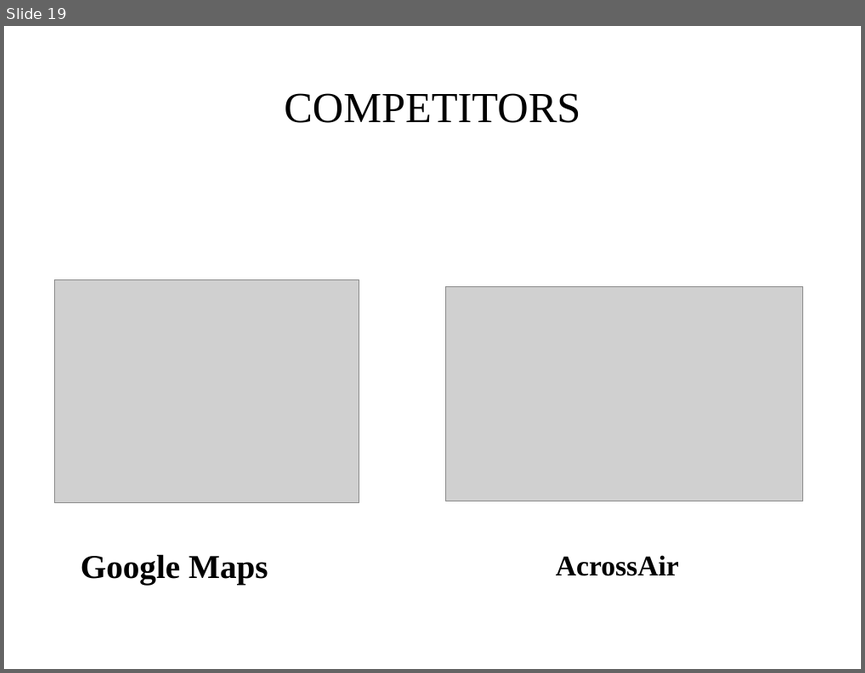
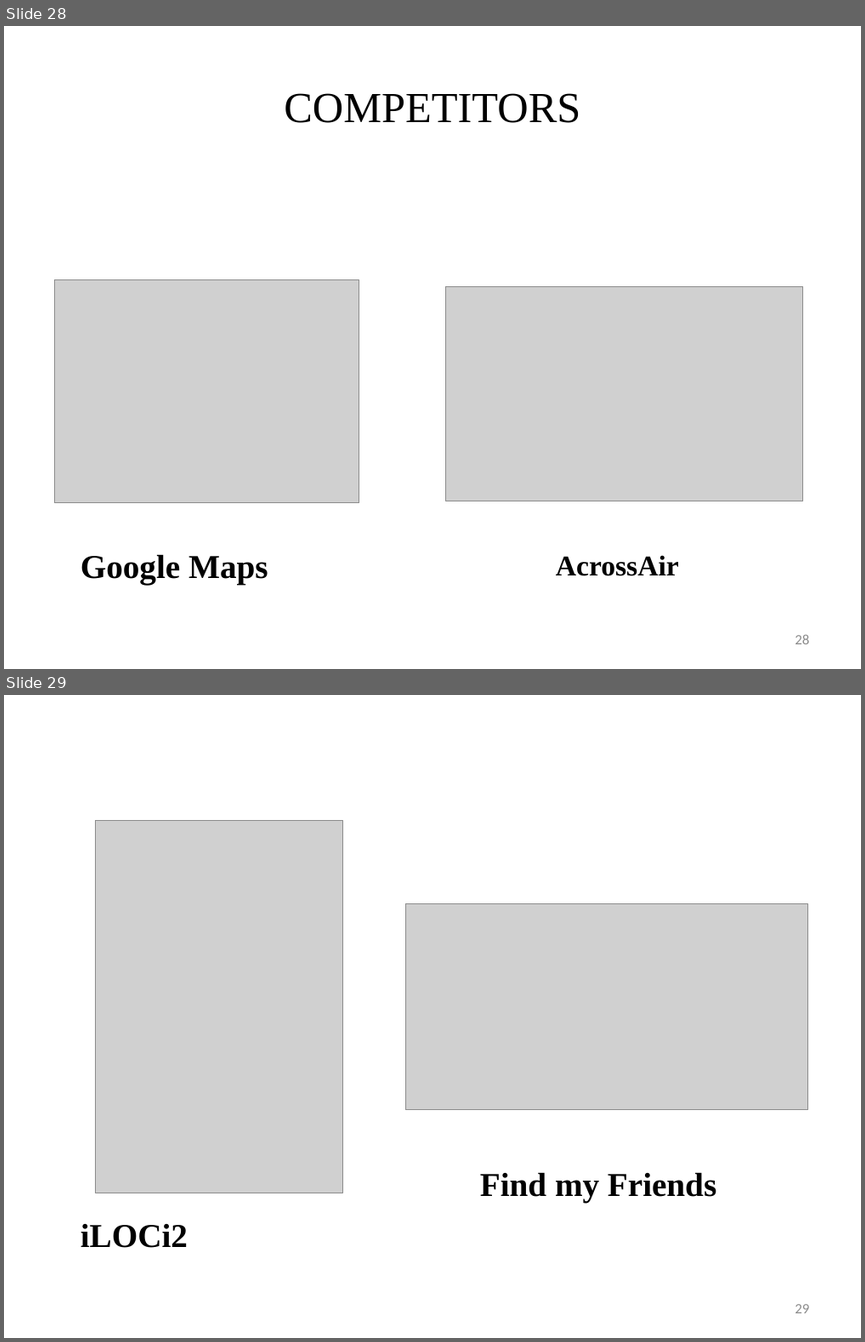
Before and after one commit to chiranthan/AugmentMe, a slide deck: Project FindMe - The whole Idea.pptx. Shown one above the other, each under a label of ours: slide 19 before the commit, slides 28 and 29 after it. The pictures are 865x673 and 865x1342 pixels, drawn with LibreOffice and Linux fonts; fonts in the diff are those of the drawing; grey boxes stand for pictures. Boxes give left, top, right and bottom in pixels: in the first picture for what was removed or moved away, otherwise in the second. Text is boxed around its words. In the diff, an @@ line names an element or a change of style, - is before the commit and + after.

Commit message:
Added screenshots to docx and changes in PPT

```diff
--- a/Project FindMe - The whole Idea.pptx
+++ b/Project FindMe - The whole Idea.pptx
@@ slide 29 added at [4,695,861,1338], background #FFFFFF @@
@@ picture added at [95,821,342,1193] @@
@@ picture added at [406,903,808,1110] @@
@@ text added at [480,1172,716,1202], 28 pt, text #000000, bold @@
+Find my Friends
@@ text added at [80,1224,188,1247], 28 pt, text #000000, bold @@
+iLOCi2
@@ page number added at [794,1304,809,1313], 12 pt, text #8C8C8C @@
+29
@@ what was slide 19 is now slide 28 @@
@@ slide 28 changed as well @@
@@ page number added at [794,634,809,644], 12 pt, text #8C8C8C @@
+28
```
Also in this commit, not shown: 19 other slides changed, 9 other slides added, 1 slide removed, 1 other file.
